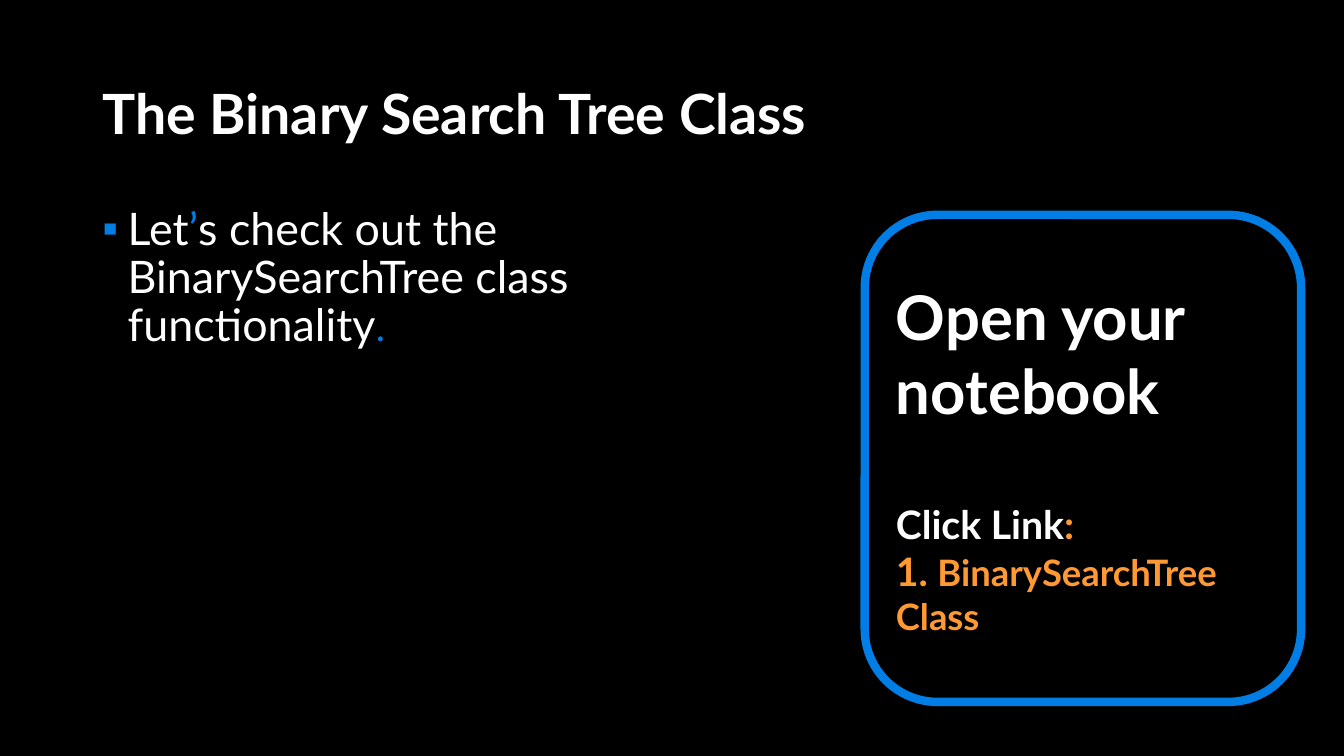
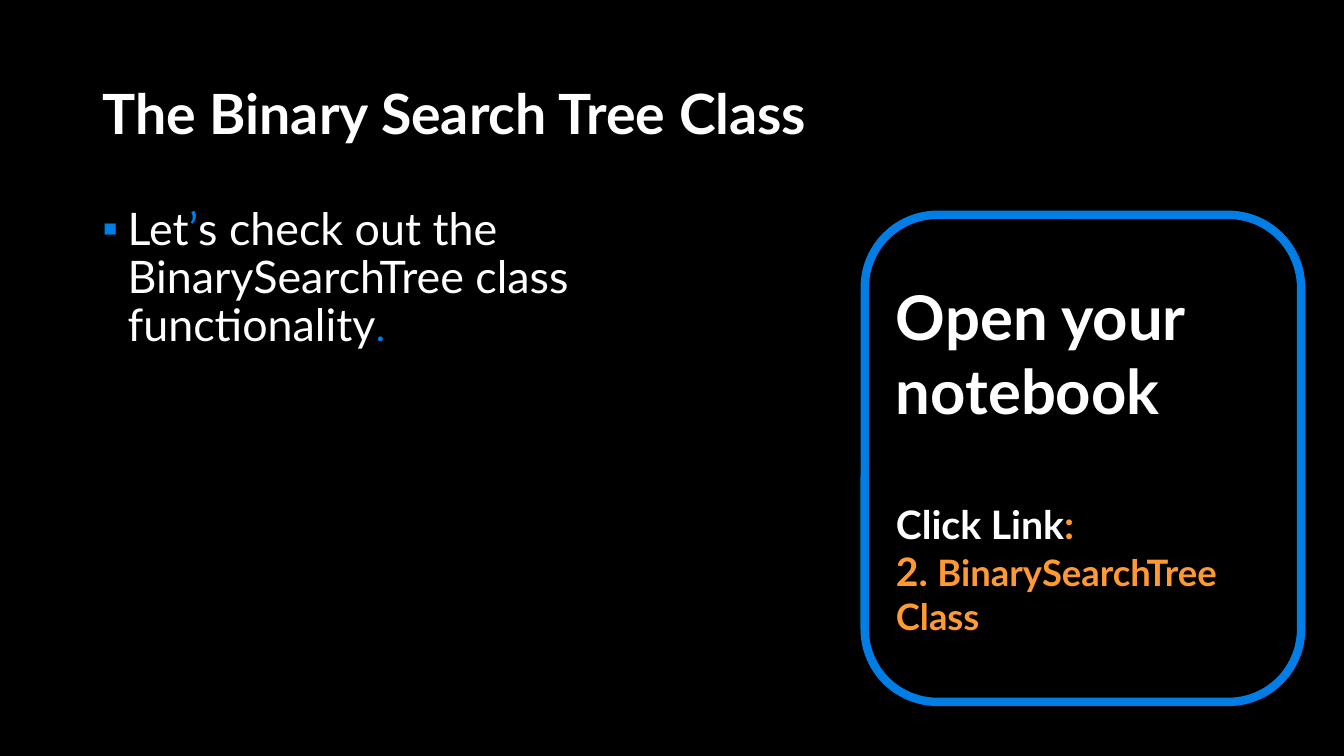
Before and after one commit to APS106/APS106-winter-2022-material, a slide deck: slide 32 of lectures/week12/lecture2/slides/week12_lecture2.pptx (slide 6 before the commit). Drawn at 1344x756 pixels with LibreOffice and Linux fonts; fonts in the diff are those of the drawing; background and template pictures are left out. Boxes give left, top, right and bottom in pixels: in the first picture for what was removed or moved away, otherwise in the second. Text is boxed around its words. In the diff, an @@ line names an element or a change of style, - is before the commit and + after.

```diff
--- a/lectures/week12/lecture2/slides/week12_lecture2.pptx
+++ b/lectures/week12/lecture2/slides/week12_lecture2.pptx
@@ text in rounded rectangle at (896,557,1216,631): text changed @@
-1. BinarySearchTree Class
+2. BinarySearchTree Class
```
Also in this commit, not shown: 1 other slide changed, 26 slides added, 3 other files.
